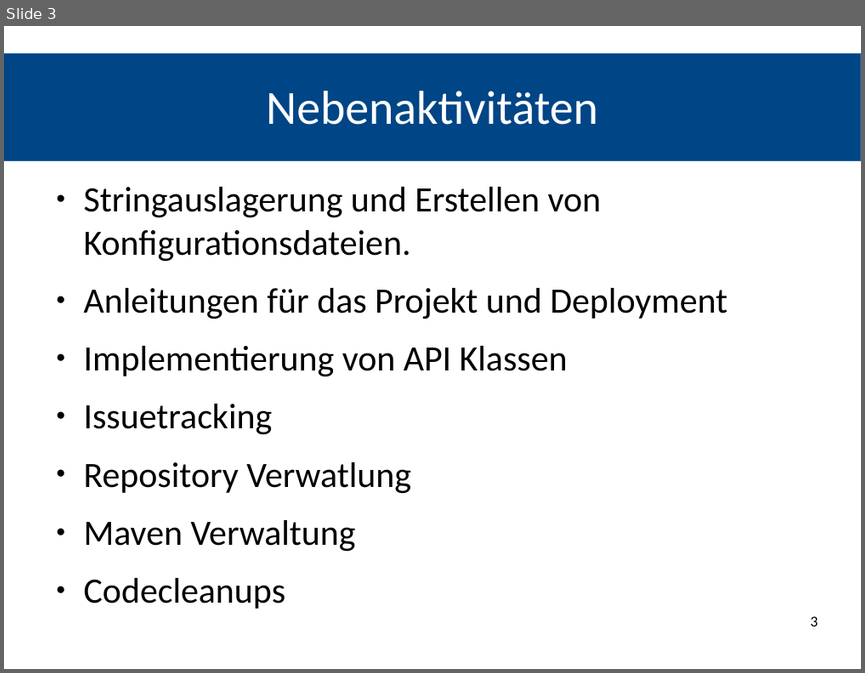
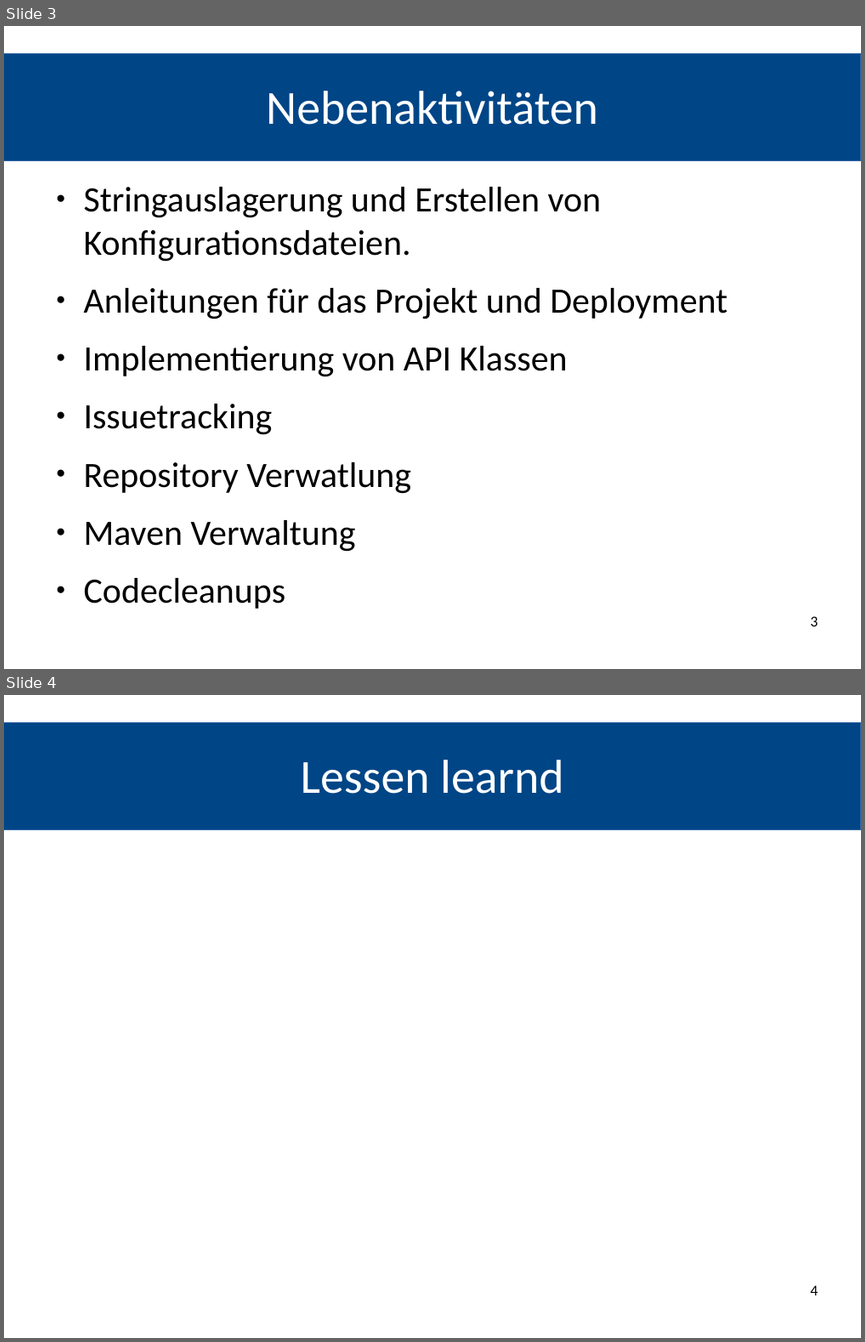
Before and after one commit to REMEXLabs/OpenAPE, a slide deck: Abschlusspräsentation/Stephan.odp. Shown one above the other, each under a label of ours: slide 3 before the commit, slides 3 and 4 after it. The pictures are 865x673 and 865x1342 pixels, drawn with LibreOffice and Linux fonts; fonts in the diff are those of the drawing. Boxes give left, top, right and bottom in pixels: in the first picture for what was removed or moved away, otherwise in the second. Text is boxed around its words. In the diff, an @@ line names an element or a change of style, - is before the commit and + after.

```diff
--- a/Abschlusspräsentation/Stephan.odp
+++ b/Abschlusspräsentation/Stephan.odp
@@ slide 4 added at [4, 695, 861, 1338], background #FFFFFF; not listed: 1 template element that a slide beside it also shows @@
@@ title added at [301, 760, 563, 794], 44 pt, text #FFFFFF @@
+Lessen learnd
@@ page number added at [810, 1285, 817, 1295], 14 pt, text #000000 @@
+4
```
Also in this commit, not shown: 1 other slide added.
